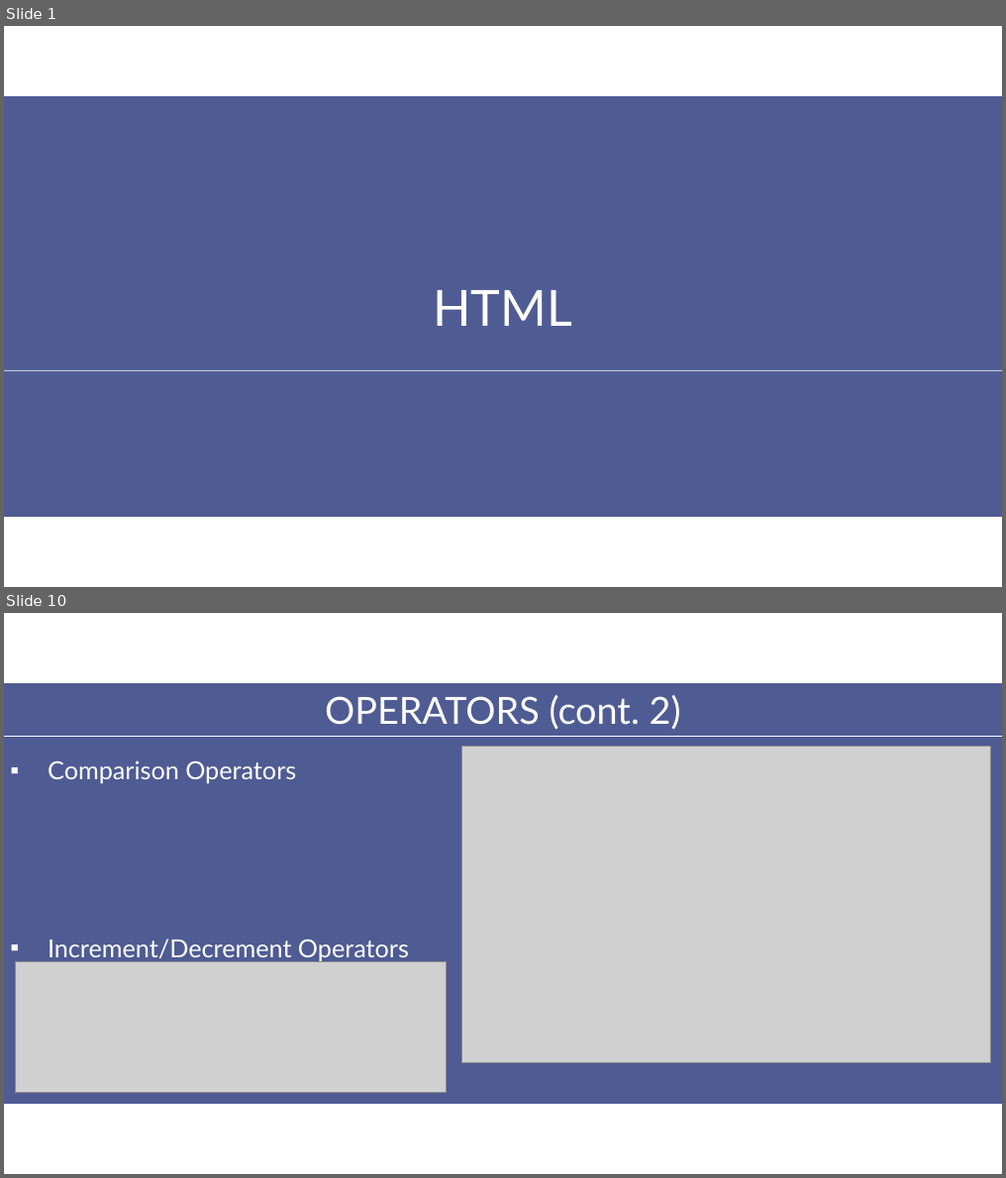
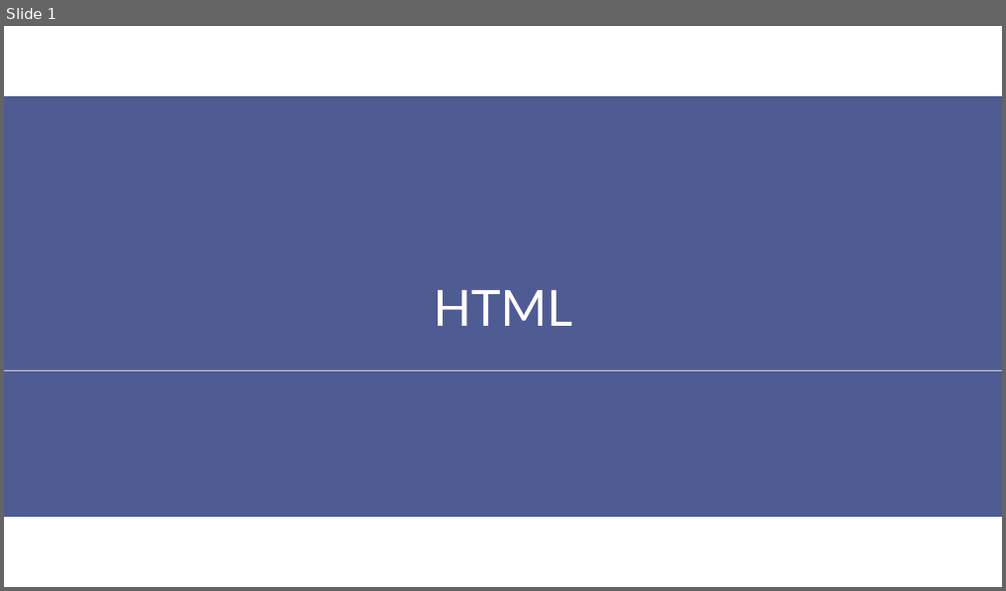
Before and after one commit to aptech-php/aptech-php-course, a slide deck: HTML-CSS-JS/slides/2-HTML.pptx. Shown one above the other, each under a label of ours: slides 1 and 10 before the commit, slide 1 after it; the slides between them are not shown. The pictures are 1006x1178 and 1006x591 pixels, drawn with LibreOffice and Linux fonts; fonts in the diff are those of the drawing; grey boxes stand for pictures. Boxes give left, top, right and bottom in pixels: in the first picture for what was removed or moved away, otherwise in the second. Text is boxed around its words. In the diff, an @@ line names an element or a change of style, - is before the commit and + after.

```diff
--- a/HTML-CSS-JS/slides/2-HTML.pptx
+++ b/HTML-CSS-JS/slides/2-HTML.pptx
@@ slide 10 removed at [4, 613, 1002, 1174], background #FFFFFF @@
@@ rectangle removed at [4, 683, 1002, 1104] @@
@@ text removed at [325, 695, 681, 730] @@
-OPERATORS (cont. 2)
@@ line removed from (4, 737) to (1002, 737) @@
@@ text removed at [48, 761, 296, 784] @@
-▪ Comparison Operators
@@ picture removed at [462, 747, 991, 1063] @@
@@ text removed at [48, 939, 409, 961] @@
-▪ Increment/Decrement Operators
@@ picture removed at [15, 961, 447, 1093] @@
```
Also in this commit, not shown: 5 slides changed, 8 slides added, 10 other slides removed, 21 other files.
